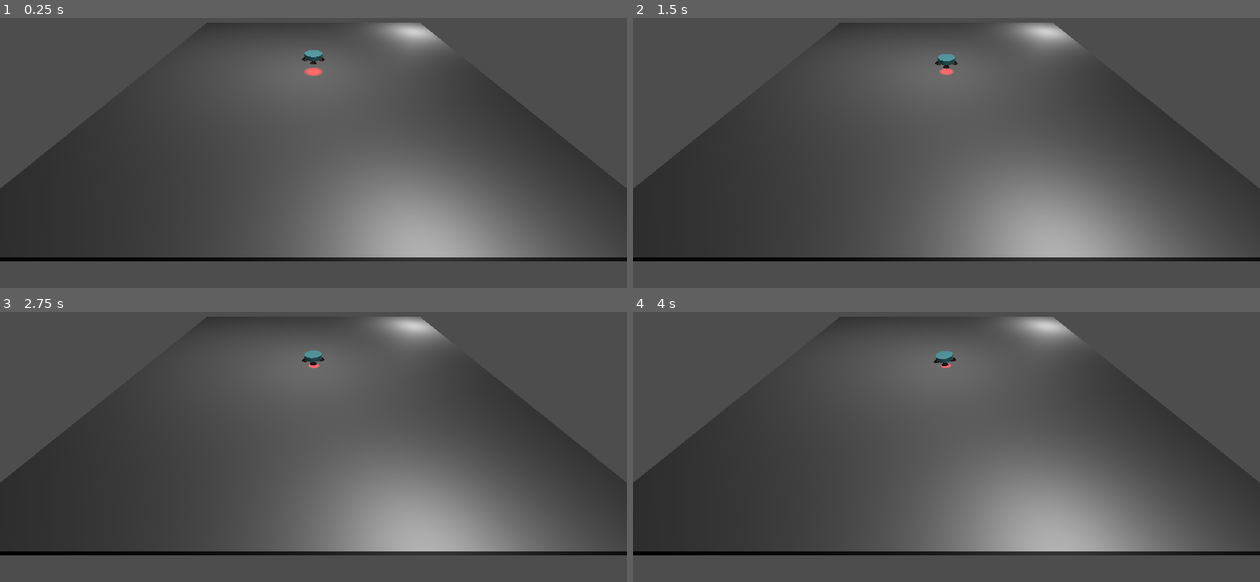
Above: before the commit, frames 1-4 (two rows, left to right).
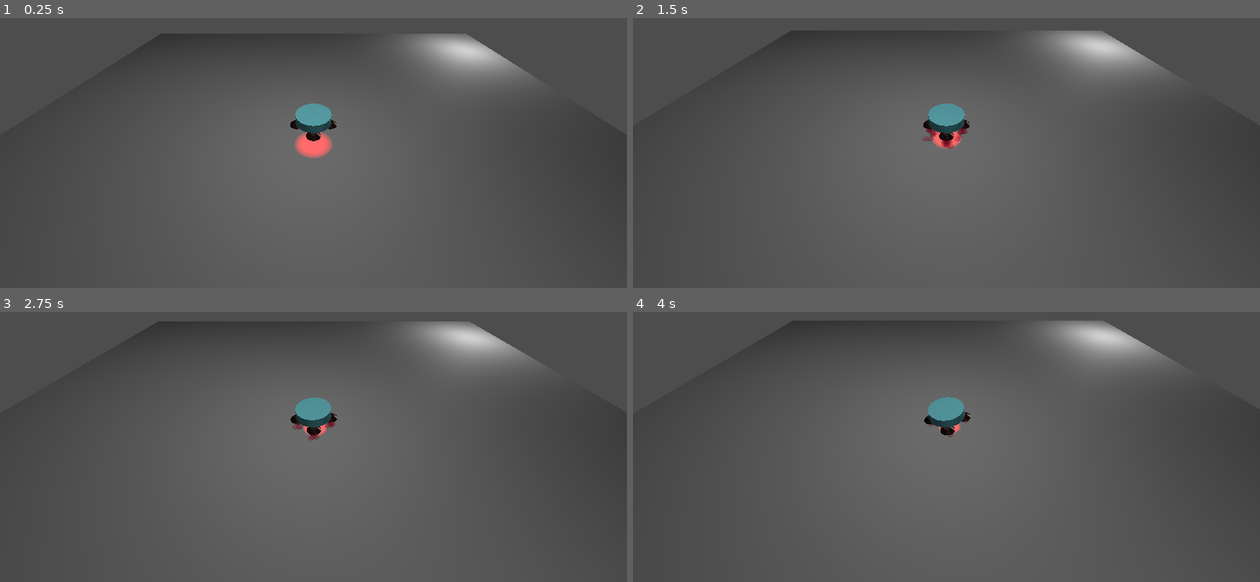
Above: after the commit, the same moments.

Repository: astnohk/LunarMouse3D
Game: Godot game, scene res://node_3d.tscn
Same seed, same stepped clock (60 frames per second), same inputs: the game is played once before the commit and once after it.
Inputs (mouse positions are in pixels of both pictures, inside the frame that each line leads up to):
- Up to frame 1 (0.25 s): no input
- Up to frame 2 (1.5 s): move the mouse to (1084, 93) at 0.52 s; press the mouse at (1084, 93) at 0.53 s; tap Enter at 1.25 s; move the mouse to (821, 128) at 1.27 s; release the mouse at (821, 128) at 1.28 s; click (821, 128) at 1.35 s
- Up to frame 3 (2.75 s): move the mouse to (376, 328) at 2.02 s; press the mouse at (376, 328) at 2.03 s
- Up to frame 4 (4 s): move the mouse to (915, 476) at 2.77 s; release the mouse at (915, 476) at 2.78 s; click (915, 476) at 2.85 s; move the mouse to (1134, 457) at 3.52 s; press the mouse at (1134, 457) at 3.53 s

The runs differ from the first frame. In frame 1, 25% of the frame differs, in the area x 0-100%, y 1-91%; in frame 2, 26%; in frame 3, 26%; in frame 4, 26%.

Commit message:
Improve Camera Position

Diff:
--- a/Rocket.gd
+++ b/Rocket.gd
@@ -18,15 +18,25 @@
 
 # Called every frame. 'delta' is the elapsed time since the previous frame.
 func _process(_delta):
+	# Get the thruster direction
 	Direction = get_viewport().get_mouse_position() - MouseStartPosition
+	# Check if the Throttle pressed or not
+	var Emitting = false
 	if Input.is_action_pressed("Throttle"):
 		Force = self.global_transform.basis.y * Thrust
+		Emitting = true
 	else:
 		Force = Vector3(0, 0, 0)
+	# Set central force to each booster
 	get_node("FootXp/RigidBody3D").apply_central_force(Force * 0.25 * (1.0 - Direction.x * DirectionCoeff))
 	get_node("FootXn/RigidBody3D").apply_central_force(Force * 0.25 * (1.0 + Direction.x * DirectionCoeff))
 	get_node("FootZp/RigidBody3D").apply_central_force(Force * 0.25 * (1.0 - Direction.y * DirectionCoeff))
 	get_node("FootZn/RigidBody3D").apply_central_force(Force * 0.25 * (1.0 + Direction.y * DirectionCoeff))
+	# Set particle emitting
+	get_node("FootXp/RigidBody3D/Particles3D").emitting = Emitting
+	get_node("FootXn/RigidBody3D/Particles3D").emitting = Emitting
+	get_node("FootZp/RigidBody3D/Particles3D").emitting = Emitting
+	get_node("FootZn/RigidBody3D/Particles3D").emitting = Emitting
 
 # Called when input event fired.
 func _input(event):
--- /dev/null
+++ b/SM_RocketGas.tres
@@ -0,0 +1,12 @@
+[gd_resource type="SphereMesh" load_steps=2 format=3 uid="uid://den74hg54dxup"]
+
+[sub_resource type="StandardMaterial3D" id="StandardMaterial3D_gxicd"]
+transparency = 1
+albedo_color = Color(0.713726, 0, 0.160784, 0.360784)
+
+[resource]
+material = SubResource("StandardMaterial3D_gxicd")
+radius = 0.1
+height = 0.1
+radial_segments = 5
+rings = 5
--- a/node_3d.tscn
+++ b/node_3d.tscn
@@ -1,9 +1,10 @@
-[gd_scene load_steps=12 format=3 uid="uid://7r55nm4slqb1"]
+[gd_scene load_steps=13 format=3 uid="uid://7r55nm4slqb1"]
 
 [ext_resource type="Script" path="res://WorldBase.gd" id="1_cyr6l"]
 [ext_resource type="Script" path="res://Rocket.gd" id="1_dyrov"]
 [ext_resource type="Material" uid="uid://lqjkdlqshl5l" path="res://M_RocketBody.tres" id="3_cnk54"]
 [ext_resource type="Material" uid="uid://b84co07v4brp1" path="res://M_RocketBooster.tres" id="4_4wu17"]
+[ext_resource type="SphereMesh" uid="uid://den74hg54dxup" path="res://SM_RocketGas.tres" id="5_3ub18"]
 
 [sub_resource type="PhysicsMaterial" id="PhysicsMaterial_dlljf"]
 
@@ -46,6 +47,18 @@
 transform = Transform3D(1, 0, 0, 0, 1, 0, 0, 0, 1, 0, 1.1739, 0)
 mass = 150.0
 script = ExtResource("1_dyrov")
+
+[node name="PinJoint3D" type="PinJoint3D" parent="Rocket"]
+node_a = NodePath("..")
+node_b = NodePath("CameraPivot")
+
+[node name="CameraPivot" type="RigidBody3D" parent="Rocket/PinJoint3D"]
+transform = Transform3D(1, 0, 0, 0, 1, 0, 0, 0, 1, 0, 4, 5)
+mass = 0.01
+lock_rotation = true
+
+[node name="Camera3D" type="Camera3D" parent="Rocket/PinJoint3D/CameraPivot"]
+transform = Transform3D(1, 0, 0, 0, 0.79653, 0.604599, 0, -0.604599, 0.79653, 0, 0, 0)
 
 [node name="MeshInstance3D" type="MeshInstance3D" parent="Rocket"]
 mesh = SubResource("CylinderMesh_0ekqf")
@@ -81,6 +94,16 @@
 [node name="CollisionShape3D" type="CollisionShape3D" parent="Rocket/FootZp/RigidBody3D"]
 shape = SubResource("CylinderShape3D_huy34")
 
+[node name="Particles3D" type="CPUParticles3D" parent="Rocket/FootZp/RigidBody3D"]
+transform = Transform3D(1, 0, 0, 0, 1, 0, 0, 0, 1, 0, -0.0646423, 0)
+amount = 16
+mesh = ExtResource("5_3ub18")
+direction = Vector3(0, -1, 0)
+spread = 20.0
+gravity = Vector3(0, 0, 0)
+initial_velocity_min = 0.2
+initial_velocity_max = 0.7
+
 [node name="FootZn" type="HingeJoint3D" parent="Rocket"]
 transform = Transform3D(1, 0, 0, 0, 1, 0, 0, 0, 1, 0, -0.2, -0.47)
 node_a = NodePath("..")
@@ -98,6 +121,16 @@
 [node name="CollisionShape3D" type="CollisionShape3D" parent="Rocket/FootZn/RigidBody3D"]
 shape = SubResource("CylinderShape3D_huy34")
 
+[node name="Particles3D" type="CPUParticles3D" parent="Rocket/FootZn/RigidBody3D"]
+transform = Transform3D(1, 0, 0, 0, 1, 0, 0, 0, 1, 0, -0.065, 0)
+amount = 16
+mesh = ExtResource("5_3ub18")
+direction = Vector3(0, -1, 0)
+spread = 20.0
+gravity = Vector3(0, 0, 0)
+initial_velocity_min = 0.2
+initial_velocity_max = 0.7
+
 [node name="FootXp" type="HingeJoint3D" parent="Rocket"]
 transform = Transform3D(1, 0, 0, 0, 1, 0, 0, 0, 1, 0.47, -0.2, 0)
 node_a = NodePath("..")
@@ -115,6 +148,16 @@
 [node name="CollisionShape3D" type="CollisionShape3D" parent="Rocket/FootXp/RigidBody3D"]
 shape = SubResource("CylinderShape3D_huy34")
 
+[node name="Particles3D" type="CPUParticles3D" parent="Rocket/FootXp/RigidBody3D"]
+transform = Transform3D(1, 0, 0, 0, 1, 0, 0, 0, 1, 0, -0.065, 0)
+amount = 16
+mesh = ExtResource("5_3ub18")
+direction = Vector3(0, -1, 0)
+spread = 20.0
+gravity = Vector3(0, 0, 0)
+initial_velocity_min = 0.2
+initial_velocity_max = 0.7
+
 [node name="FootXn" type="HingeJoint3D" parent="Rocket"]
 transform = Transform3D(1, 0, 0, 0, 1, 0, 0, 0, 1, -0.47, -0.2, 0)
 node_a = NodePath("..")
@@ -132,6 +175,16 @@
 [node name="CollisionShape3D" type="CollisionShape3D" parent="Rocket/FootXn/RigidBody3D"]
 shape = SubResource("CylinderShape3D_huy34")
 
+[node name="Particles3D" type="CPUParticles3D" parent="Rocket/FootXn/RigidBody3D"]
+transform = Transform3D(1, 0, 0, 0, 1, 0, 0, 0, 1, 0, -0.065, 0)
+amount = 16
+mesh = ExtResource("5_3ub18")
+direction = Vector3(0, -1, 0)
+spread = 20.0
+gravity = Vector3(0, 0, 0)
+initial_velocity_min = 0.2
+initial_velocity_max = 0.7
+
 [node name="OmniLight3D" type="OmniLight3D" parent="."]
 transform = Transform3D(1, 0, 0, 0, 1, 0, 0, 0, 1, 0, 5.78192, 0)
 light_energy = 7.141
@@ -155,9 +208,3 @@
 light_energy = 7.141
 omni_range = 94.638
 omni_attenuation = 1.7411
-
-[node name="CameraPivot" type="Marker3D" parent="."]
-transform = Transform3D(1, 0, 0, 0, 1, 0, 0, 0, 1, 0, 6.508, 12.3845)
-
-[node name="Camera3D" type="Camera3D" parent="CameraPivot"]
-transform = Transform3D(1, 0, 0, 0, 0.79653, 0.604599, 0, -0.604599, 0.79653, 0, 0, 0)
